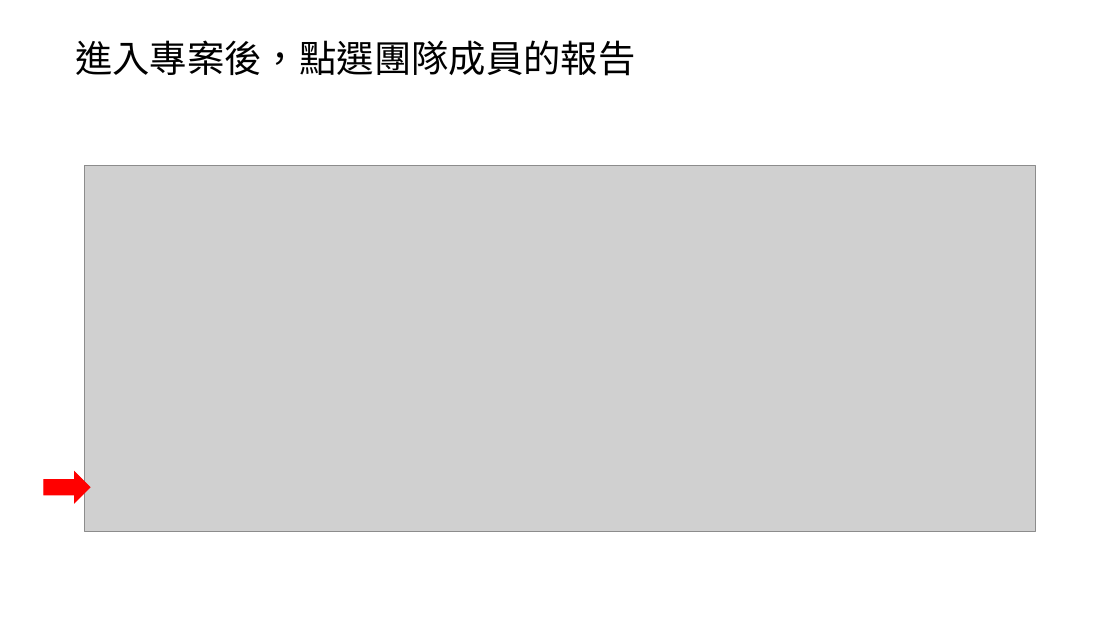
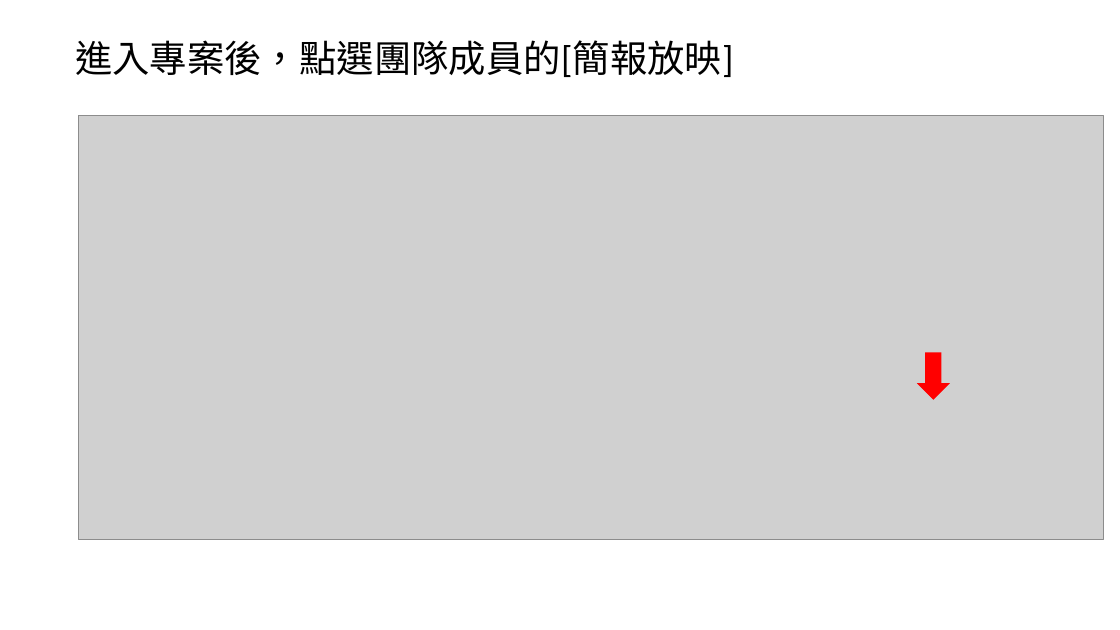
Before and after one commit to fabian415/syncboard, a slide deck: slide 10 of SyncBoard 使用說明文件.pptx. Drawn at 1120x630 pixels with LibreOffice and Linux fonts; fonts in the diff are those of the drawing; grey boxes stand for pictures. Boxes give left, top, right and bottom in pixels: in the first picture for what was removed or moved away, otherwise in the second. Text is boxed around its words. In the diff, an @@ line names an element or a change of style, - is before the commit and + after.

```diff
--- a/SyncBoard 使用說明文件.pptx
+++ b/SyncBoard 使用說明文件.pptx
@@ text at (75, 40, 733, 77): text changed @@
-進入專案後，點選團隊成員的報告
+進入專案後，點選團隊成員的[簡報放映]
@@ picture: place and size @@
-picture at (85, 166, 1036, 532)
+picture at (79, 116, 1104, 540)
@@ down arrow at (918, 353, 949, 399): rotation 270 to 0 degrees @@
```
Also in this commit, not shown: 5 other slides changed, 16 slides added, 1 slide removed, 2 other files.
